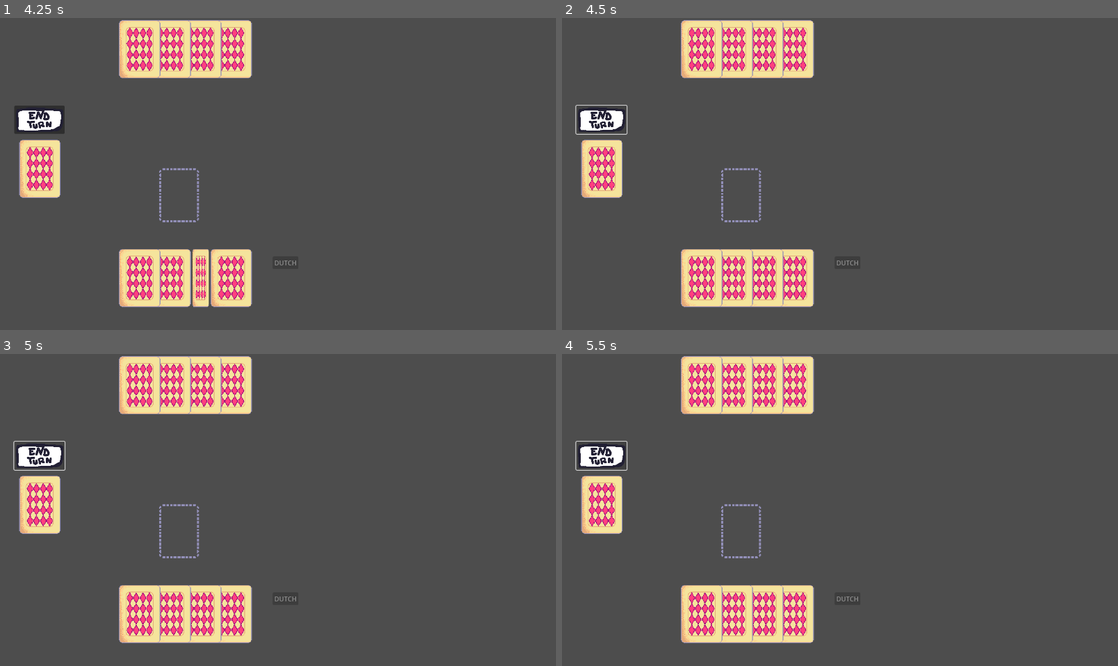
Above: before the commit, frames 1-4 (two rows, left to right).
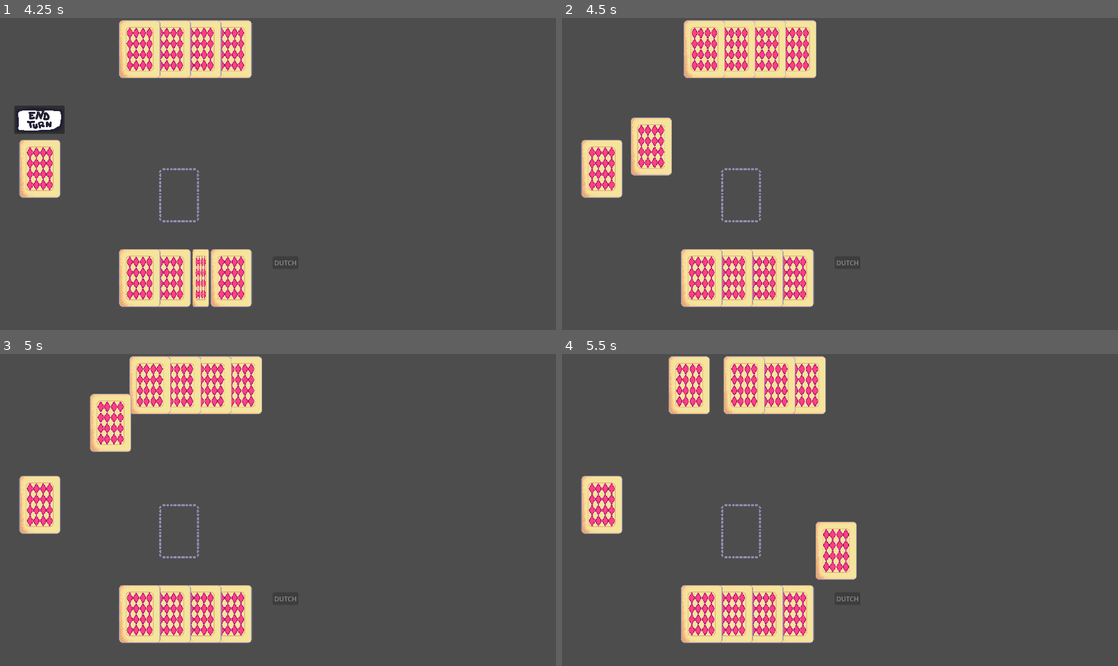
Above: after the commit, the same moments.

Repository: JoJonatasCoelho/full-house
Game: Godot game, scene res://scenes/levels/menu.tscn
The game is run twice, just before and just after one commit, with the same random seed, the same clock (stepped at 60 frames per second) and the same inputs.
Inputs (mouse positions are in pixels of both pictures, inside the frame that each line leads up to):
- Up to frame 1 (4.25 s): click "Jogar" at 0.5 s; drag from (183, 245) to (38, 167) at 1.27 s; tap Enter at 2 s; drag from (200, 276) to (177, 195) at 2.02 s; tap Space at 2.75 s; move the mouse to (172, 276) at 2.77 s; click (172, 276) at 2.92 s; drag from (139, 276) to (38, 167) at 3.52 s
- Up to frame 2 (4.5 s): click (600, 120) at 4.25 s
- Up to frame 3 (5 s): no input
- Up to frame 4 (5.5 s): click (600, 456) at 5.02 s

Frame 1 is identical in both runs. In frame 2, 4.6% of the frame differs, in the area x 2-46%, y 0-51%; in frame 3, 4.9%; in frame 4, 5.4%, in the area x 2-53%, y 0-73%.

Commit message:
feat: ia using red kink

Diff:
--- a/scripts/systems/card_manager.gd
+++ b/scripts/systems/card_manager.gd
@@ -44,7 +44,9 @@
 			card.z_index = 1
 
 func on_hovered_over_card(card: Card) -> void:
-	if !is_hovering_a_card and not card.is_in_card_slot:
+	var is_player_card = card in hand_reference.hand
+	var is_interacting_with_opponent = Global.game_state == GameState.GameState.POWER_JACK_STEP_2
+	if (is_player_card or is_interacting_with_opponent) and !is_hovering_a_card and not card.is_in_card_slot:
 		is_hovering_a_card = true
 		highlight_card(card, true)
 
@@ -130,16 +132,25 @@
 	card_being_dragged = null
 
 func apply_card_effect(card: Card) -> void:
-	match card.rank:
-		CardEnum.Rank.QUEEN:
-			print("Poder da Rainha")
-			Global.set_game_state(GameState.GameState.POWER_QUEEN)
-		CardEnum.Rank.JACK:
-			print("Poder do Jack")
-			Global.set_game_state(GameState.GameState.POWER_JACK_STEP_1)
-		CardEnum.Rank.KING:
-			if Global.turn == TurnType.TurnType.PLAYER:
-				deck_reference.draw_card(true)
+	if Global.turn == TurnType.TurnType.PLAYER:
+		match card.rank:
+			CardEnum.Rank.QUEEN:
+				print("Poder da Rainha")
+				Global.set_game_state(GameState.GameState.POWER_QUEEN)
+			CardEnum.Rank.JACK:
+				print("Poder do Jack")
+				Global.set_game_state(GameState.GameState.POWER_JACK_STEP_1)
+			CardEnum.Rank.KING:
+				if Global.turn == TurnType.TurnType.PLAYER and not (CardEnum.Suit.CLUBS or CardEnum.Suit.SPADES):
+					deck_reference.draw_card(true)
+					print("vvermelhro")
+			_:
+				dutch_manager.finish_player_turn()
+	elif Global.turn == TurnType.TurnType.OPPONENT:
+		if card.rank == CardEnum.Rank.KING and \
+		   (card.suit == CardEnum.Suit.HEARTS or card.suit == CardEnum.Suit.DIAMONDS):
+			print("IA usou Rei Vermelho.")
+			deck_reference.draw_card(false)
 
 func place_opponent_card(card: Card) -> void:
 	var card_slot: CardSlot = $"../CardSlot"
@@ -161,6 +172,7 @@
 	card_slot.card_in_slot = card
 	card.is_in_card_slot = true
 	highlight_card(card, false)
+	apply_card_effect(card)
 
 func swap_cards(card1: Card, card2: Card):
 	var hand1 = null
--- a/scripts/systems/deck.gd
+++ b/scripts/systems/deck.gd
@@ -47,6 +47,6 @@
 	if not opponent_turn:
 		$"../PlayerHand".add_card_to_hand(new_card, Global.DEFAULT_CARD_SPEED)
 	else:
-		var opponent_card_area: Area2D = new_card.get_node("Area2D")
-		new_card.remove_child(opponent_card_area)
+		#var opponent_card_area: Area2D = new_card.get_node("Area2D")
+		#new_card.remove_child(opponent_card_area)
 		$"../OpponentHand".add_card_to_hand(new_card, Global.DEFAULT_CARD_SPEED)
--- a/scripts/systems/dutch_manager.gd
+++ b/scripts/systems/dutch_manager.gd
@@ -22,24 +22,30 @@
 	Global.game_state = GameState.GameState.WAITING_START_PEEK
 
 func _on_end_turn_pressed() -> void:
-	if Global.drawn_this_turn:
-		Global.toggle_turn_type()
-		opponent_turn()
+	if Global.turn == TurnType.TurnType.PLAYER:
+		finish_player_turn()
+
+func finish_player_turn() -> void:
+	Global.toggle_turn_type()
+	opponent_turn()
 
 func opponent_turn() -> void:
 	end_turn_button.disabled = true
 	end_turn_button.visible = false
+	dutch_button.disabled = true
 	Global.reset_played_card()
+	Global.reset_drawn_this_turn()
 	$Deck.draw_card(true)
-	opponent_decision()
 	battle_time.start()
 	await battle_time.timeout
+	opponent_decision()
 	if opponent_hand.hand.size() > 0:
 		var card_to_play = opponent_hand.hand.pick_random()
 		await $CardManager.place_opponent_card(card_to_play)
 	if opponent_hand.hand.size() == 0:
 		declare_dutch()
-	end_opponent_turn()
+	else:
+		end_opponent_turn()
 
 func opponent_decision() -> void:
 	pass
@@ -47,11 +53,10 @@
 func end_opponent_turn() -> void:
 	end_turn_button.disabled = false
 	end_turn_button.visible = true
-	opponent_played_card = true
+	dutch_button.disabled = false
 	Global.toggle_turn_type()
+	Global.reset_played_card()
 	Global.reset_drawn_this_turn()
-
-	#resetar aqui a variável de puxada nesse turno
 
 func declare_dutch() -> void:
 	Global.announce_dutch()
@@ -88,8 +93,8 @@
 		declare_dutch()
 
 func reveal_oppenent_hand() -> void:
-	pass
-
+	for card in opponent_hand.hand:
+		card.get_node("AnimationPlayer").play("flip_card_up")
 
 func handle_card_click(card: Card):
 	match Global.game_state:
@@ -120,8 +125,7 @@
 
 func finish_power_action() -> void:
 	Global.set_game_state(GameState.GameState.NORMAL_PLAY)
-	end_opponent_turn()
-
+	finish_player_turn()
 
 func perform_jack_swap(card1: Card, card2: Card):
 	card_manager.swap_cards(card1, card2)
--- a/scripts/systems/input_manager.gd
+++ b/scripts/systems/input_manager.gd
@@ -9,6 +9,7 @@
 @onready var card_manager_reference: CardManager = $"../CardManager"
 @onready var dutch_manager: DutchManager = $".."
 @onready var deck_reference: Deck = $"../Deck"
+@onready var opponent_hand: OpponentHand = $"../OpponentHand"
 
 func _input(event: InputEvent) -> void:
 	if event is InputEventMouseButton and event.button_index  == MOUSE_BUTTON_LEFT:
@@ -29,10 +30,18 @@
 		if result_collision_mask == CARD_COLLISION_MASK:
 			var card_found = result[0].collider.get_parent()
 			if card_found:
-				if Global.game_state == GameState.GameState.NORMAL_PLAY:
-					card_manager_reference.start_drag(card_found)
+				var is_opponent_card = card_found in opponent_hand.hand
+				if is_opponent_card:
+					if Global.game_state == GameState.GameState.POWER_JACK_STEP_1 or \
+						Global.game_state == GameState.GameState.POWER_JACK_STEP_2:
+						dutch_manager.handle_card_click(card_found)
+					else:
+						pass
 				else:
-					dutch_manager.handle_card_click(card_found)
+					if Global.game_state == GameState.GameState.NORMAL_PLAY:
+						card_manager_reference.start_drag(card_found)
+					else:
+						dutch_manager.handle_card_click(card_found)
 		elif result_collision_mask == DECK_COLLISION_MASK:
 			if Global.turn == TurnType.TurnType.PLAYER and not Global.drawn_this_turn:
 				deck_reference.draw_card(false)
